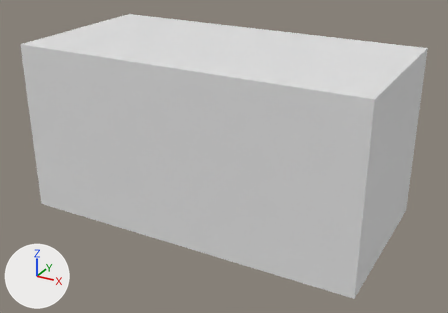
An edit to the FBX model Assets/Team/Nate/Models/Greybox/M_TreasureChest_Greybox.fbx, drawn before and after from the same camera.
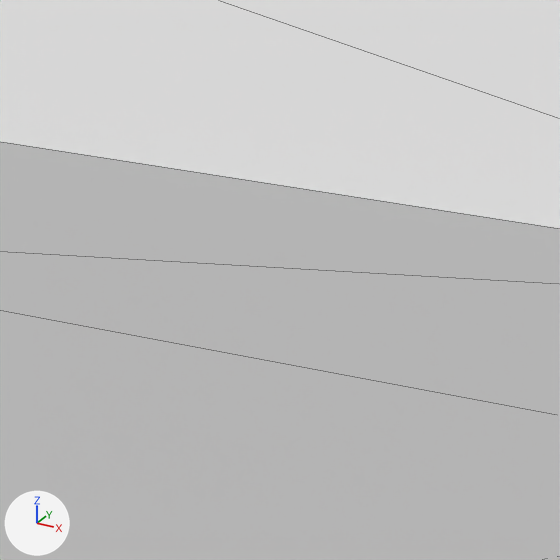
Each version is shown whole from a camera (50 mm lens) standing at (0.817, -1.473, 0.908) and looking at (0.023, -0.029, 0.186), then close up on the part from 28% to 55% of the width and 9% to 49% of the height. The lights are fixed; the arrows at lower left show +X, +Y and +Z. The close-ups show mesh edges as thin lines. Where no turn or scale is listed for an object, it has been applied to the vertices.

The first close-up shows 'Chest', 'ChestLid'.
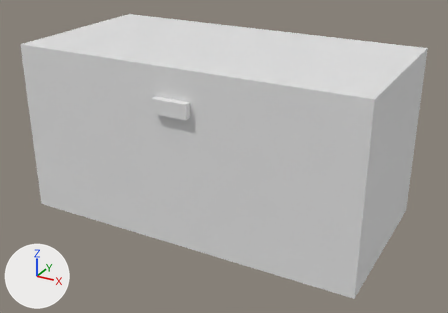
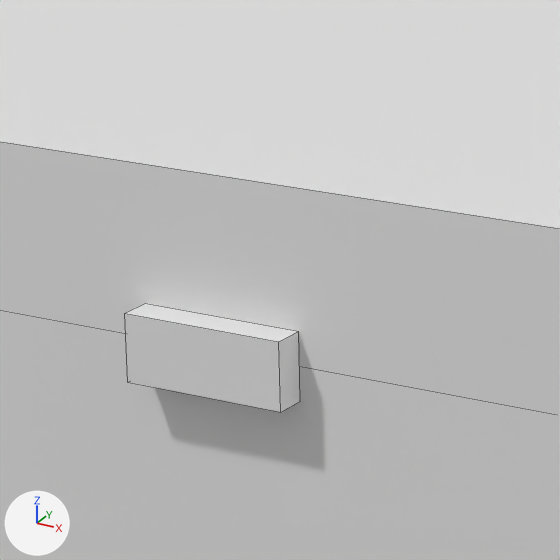
Boxes (x1, y1, x2, y2) around the edits, measured in the close-ups (560 x 560 px):
part 1 of me_cube_004, added
    after: (125, 303, 300, 412)
part 2 of me_cube_004, cut back
    both: (0, 0, 560, 369)

The edits, one by one:
me_cube_004 is used by ob_chestlid; location (0.0, 0.25, 0.4).
me_cube_004 had 16 vertices, 28 faces and spanned x -0.5..0.5, y -0.5..0.0, z 0.0..0.1.
me_cube_004 now has 24 vertices, 20 faces and spans x -0.5..0.5, y -0.52..0.0, z -0.02..0.1.
me_cube_004 part 1: a new loose piece, a box spanning x -0.05..0.05, y -0.52..-0.5, z -0.02..0.02.
Part 2, on me_cube_004:
28 faces are deleted.
14 new faces join them.
